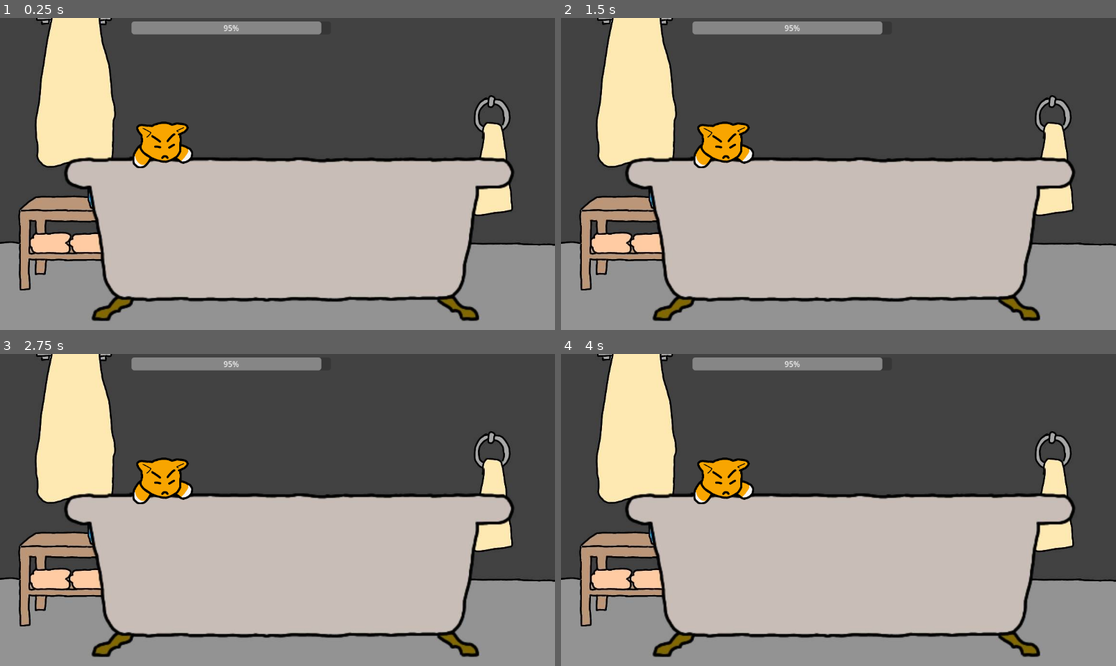
Above: before the commit, frames 1-4 (two rows, left to right).
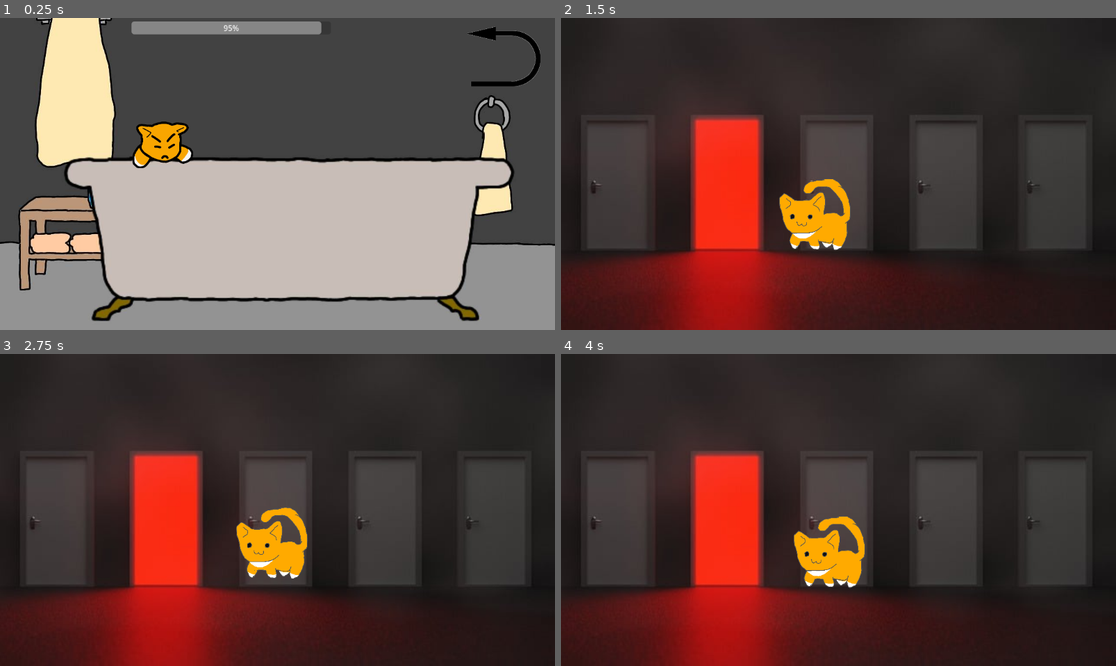
Above: after the commit, the same moments.

Repository: HipolitoThe3rd/Cat-Game
Game: Godot game, scene res://scenes/bath.tscn
Same seed, same stepped clock (60 frames per second), same inputs: the game is played once before the commit and once after it.
Inputs (mouse positions are in pixels of both pictures, inside the frame that each line leads up to):
- Up to frame 1 (0.25 s): no input
- Up to frame 2 (1.5 s): click (1066, 55) at 0.52 s; tap Enter (ui_accept) at 1.25 s; move the mouse to (960, 158) at 1.27 s; hold Right (ui_right) from 1.28 s (still down); click (960, 158) at 1.42 s
- Up to frame 3 (2.75 s): keep holding Right (ui_right); tap Enter (ui_accept) at 1.52, 2.27 s; move the mouse to (166, 525) at 2.02 s
- Up to frame 4 (4 s): move the mouse to (894, 441) at 2.77 s; release Right (ui_right) at 2.78 s; hold Left (ui_left) 2.78-3.53 s; move the mouse to (810, 572) at 3.52 s; hold Right (ui_right) from 3.53 s (still down); click (810, 572) at 3.67 s; tap Enter (ui_accept) at 3.77 s

The runs differ from the first frame. In frame 1, 0.5% of the frame differs, in the area x 84-98%, y 2-22%; in frame 2, 88%; in frame 3, 88%, in the area x 0-100%, y 0-100%; in frame 4, 88%.

Commit message:
add back button

Diff:
--- a/scenes/bath.tscn
+++ b/scenes/bath.tscn
@@ -13,6 +13,9 @@
 [ext_resource type="Texture2D" uid="uid://dxlfmhbcnhrmi" path="res://sprites/Cat_bath_sigh_0.png" id="6_ac3d7"]
 [ext_resource type="Texture2D" uid="uid://55f0iixtrv0s" path="res://sprites/Cat_bath_sigh_1.png" id="7_y24qi"]
 [ext_resource type="AudioStream" uid="uid://dt067tneqp13v" path="res://sfx/meow_happy.mp3" id="12_idygx"]
+[ext_resource type="Texture2D" uid="uid://cpf0xt4tjp8vg" path="res://sprites/ui/IconBack.png" id="14_4pfy0"]
+[ext_resource type="Texture2D" uid="uid://chh237kv5fgim" path="res://sprites/ui/IconBackPressed.png" id="15_1n2qp"]
+[ext_resource type="Texture2D" uid="uid://dv7ykceyk2ka1" path="res://sprites/ui/IconBackHover.png" id="16_60cpj"]
 
 [sub_resource type="RectangleShape2D" id="RectangleShape2D_xm1lt"]
 size = Vector2(20, 74.371864)
@@ -191,4 +194,15 @@
 scale = Vector2(13.318898, -72.35281)
 shape = SubResource("RectangleShape2D_i4q2v")
 
+[node name="BackButton" type="TextureButton" parent="."]
+offset_left = 970.0
+offset_top = 18.0
+offset_right = 1275.0
+offset_bottom = 266.0
+scale = Vector2(0.5, 0.5)
+texture_normal = ExtResource("14_4pfy0")
+texture_pressed = ExtResource("15_1n2qp")
+texture_hover = ExtResource("16_60cpj")
+
 [connection signal="animation_finished" from="Cat/AnimationPlayer" to="Cat" method="_on_animation_player_animation_finished"]
+[connection signal="button_down" from="BackButton" to="." method="_on_back_button_button_down"]
--- a/scripts/bath.gd
+++ b/scripts/bath.gd
@@ -34,3 +34,6 @@
 		if event.button_index == MOUSE_BUTTON_LEFT and Global.cleanliness < 100:
 			#print("Left mouse button just pressed/released!")
 			$Audio/ShowerToggle.play()
+
+func _on_back_button_button_down() -> void:
+	get_tree().change_scene_to_file("res://scenes/hub.tscn")
Not shown: 1 places in scenes/bath.tscn that only renumber resources
Binary file added: sprites/ui/IconBack.png
Not shown, added: sprites/ui/IconBack.png.import
Binary file added: sprites/ui/IconBackHover.png
Not shown, added: sprites/ui/IconBackHover.png.import
Binary file added: sprites/ui/IconBackPressed.png
Not shown, added: sprites/ui/IconBackPressed.png.import
